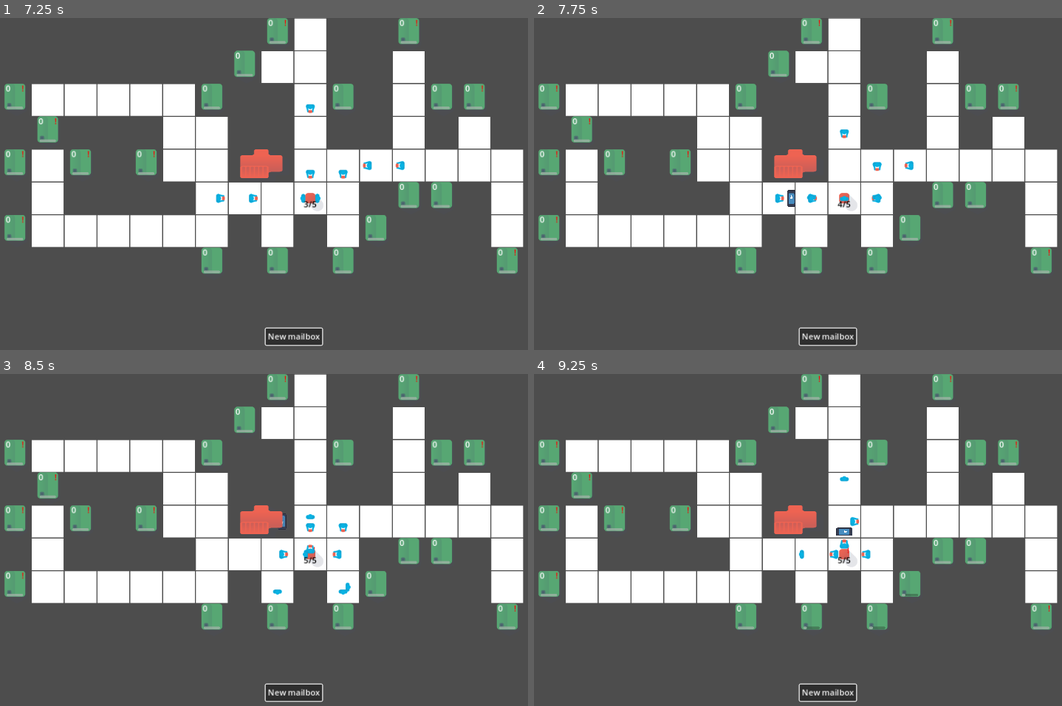
Above: before the commit, frames 1-4 (two rows, left to right).
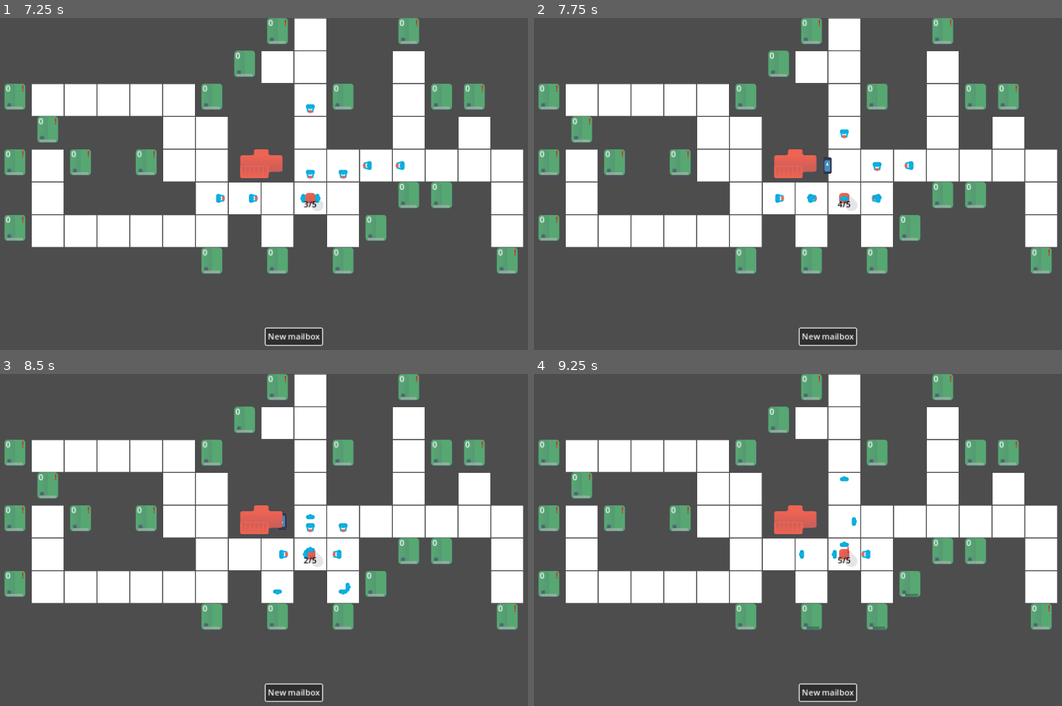
Above: after the commit, the same moments.

Repository: bakkelim/project-postal
Game: Godot game, scene res://scenes/main/main.tscn
Two runs of this game, one before a commit and one after it. Both use one fixed random seed, a clock stepped at 60 frames per second and the inputs below. The engine's default icon, where the game draws it, is replaced by a stand-in: a white triangle on a blue panel in a dark square.
Inputs (mouse positions are in pixels of both pictures, inside the frame that each line leads up to):
- Up to frame 1 (7.25 s): click "New mailbox" at 0.5 s; click "New mailbox" at 1.25 s; click "New mailbox" at 2 s; move the mouse to (264, 250) at 2.77 s; press the mouse at (264, 250) at 2.78 s; tap Enter at 3.5, 5 s; move the mouse to (469, 233) at 3.52 s; release the mouse at (469, 233) at 3.53 s; click (469, 233) at 3.6 s; tap Space at 4.25 s; move the mouse to (116, 134) at 4.27 s; press the mouse at (116, 134) at 4.28 s; move the mouse to (322, 184) at 5.02 s; release the mouse at (322, 184) at 5.03 s; click (322, 184) at 5.1 s; move the mouse to (205, 101) at 5.77 s; press the mouse at (205, 101) at 5.78 s; move the mouse to (422, 167) at 6.52 s; release the mouse at (422, 167) at 6.53 s; click (422, 167) at 6.6 s
- Up to frame 2 (7.75 s): move the mouse to (708, 200) at 7.27 s; press the mouse at (708, 200) at 7.28 s
- Up to frame 3 (8.5 s): move the mouse to (353, 466) at 8.02 s; release the mouse at (353, 466) at 8.03 s; click (353, 466) at 8.1 s
- Up to frame 4 (9.25 s): move the mouse to (798, 606) at 8.77 s; press the mouse at (798, 606) at 8.78 s

Frame 1 is identical in both runs. In frame 2, 0.1% of the frame differs, in the area x 47-57%, y 42-57%; in frame 3, less than 0.1%; in frame 4, 0.2%, in the area x 55-62%, y 43-56%.

Commit message:
fix: not animate if postman is in postoffice on return

Diff:
--- a/scenes/managers/road_path_manager/road_path_manager.gd
+++ b/scenes/managers/road_path_manager/road_path_manager.gd
@@ -48,6 +48,9 @@
 	var post_office_cell := GridManager.position_to_cell(postman.working_place.global_position)
 	var postman_cell := GridManager.position_to_cell(postman.global_position)
 
+	if postman_cell == post_office_cell:
+		return []
+
 	var path := _astargrid.get_id_path(postman_cell, postman.working_place.road_cell)
 	path.append(post_office_cell)
 	return path
--- a/scenes/objects/post_office/post_office.gd
+++ b/scenes/objects/post_office/post_office.gd
@@ -1,7 +1,7 @@
 class_name PostOffice
 extends Area2D
 
-var road_cell: Vector2
+var road_cell: Vector2i
 
 @onready var mailbox_collection_component: MailboxCollectionComponent = $MailboxCollectionComponent
 @onready var house_collection_component: HouseCollectionComponent = $HouseCollectionComponent
